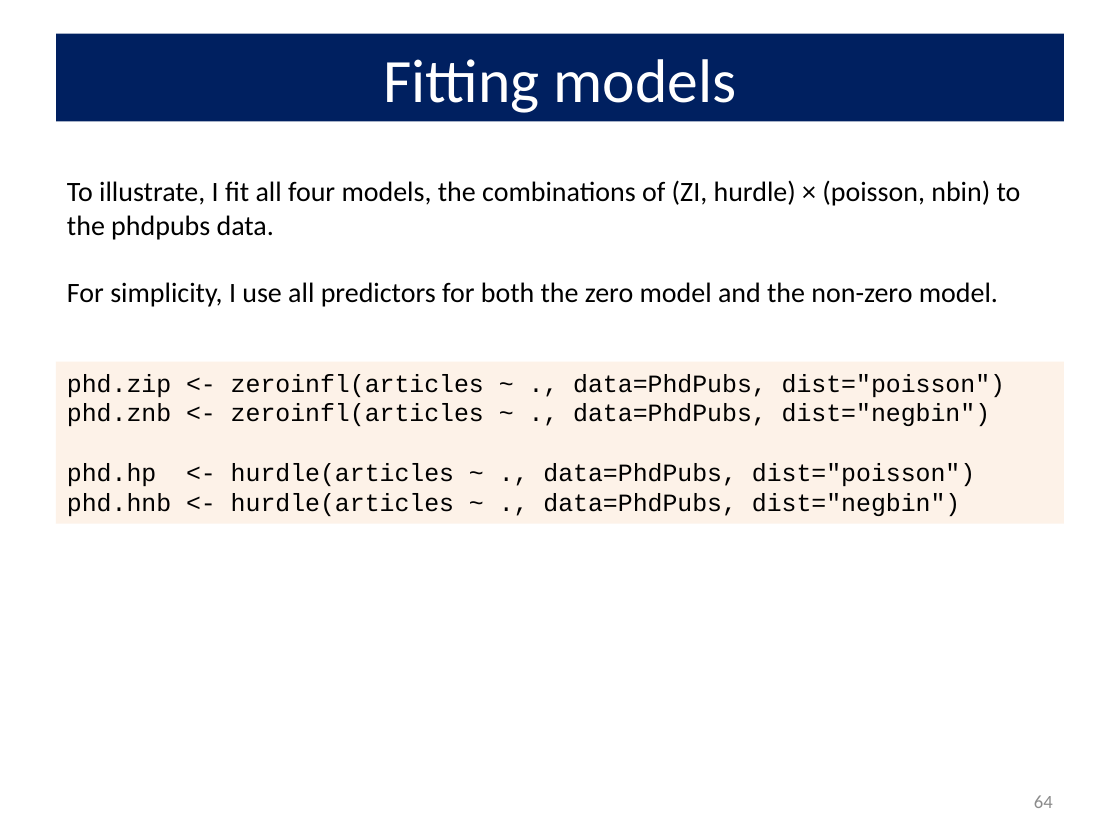
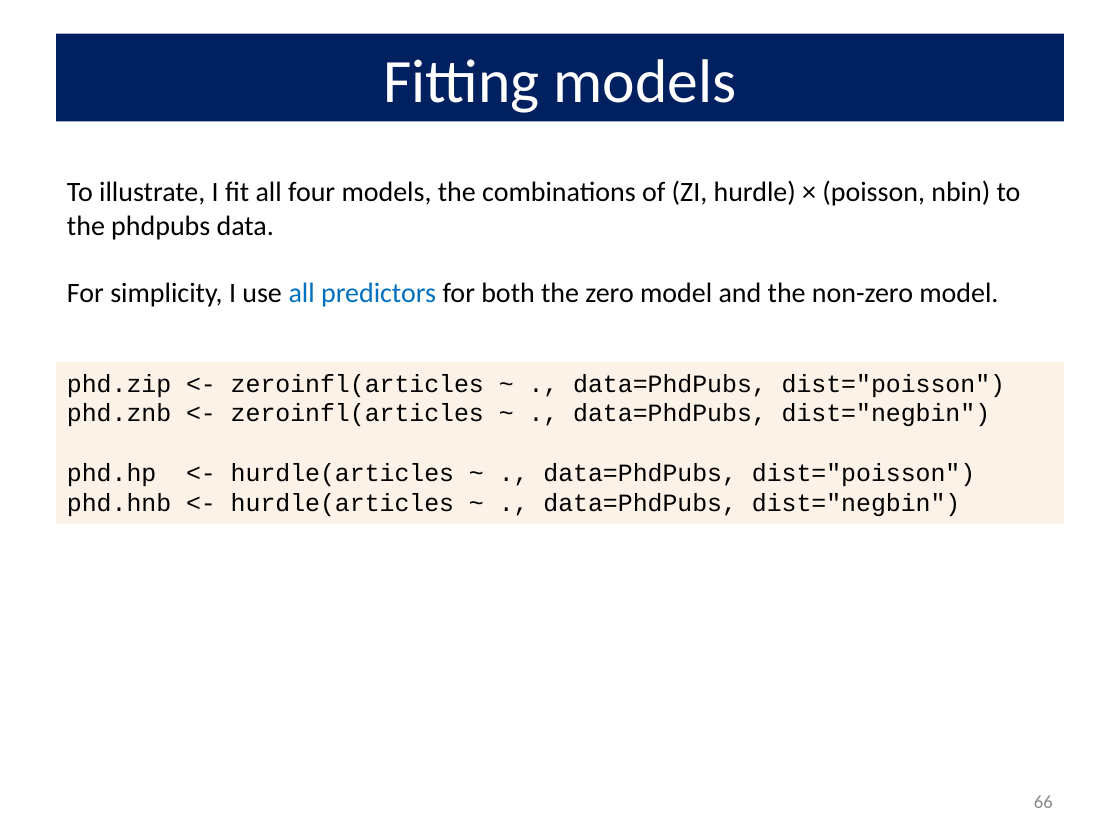
Before and after one commit to friendly/psy6136, a slide deck: slide 66 of docs/lectures/09-CountData.pptx (slide 64 before the commit). Drawn at 1120x840 pixels with LibreOffice and Linux fonts; fonts in the diff are those of the drawing. Boxes give left, top, right and bottom in pixels: in the first picture for what was removed or moved away, otherwise in the second. Text is boxed around its words. In the diff, an @@ line names an element or a change of style, - is before the commit and + after.

```diff
--- a/docs/lectures/09-CountData.pptx
+++ b/docs/lectures/09-CountData.pptx
@@ text at [67, 282, 998, 307]: text colour #000000 to #0070C0 in "all predictors" @@
@@ page number at [1034, 795, 1053, 808]: text changed @@
-64
+66
```
Also in this commit, not shown: 9 other slides changed, 2 slides added, 10 other files.
